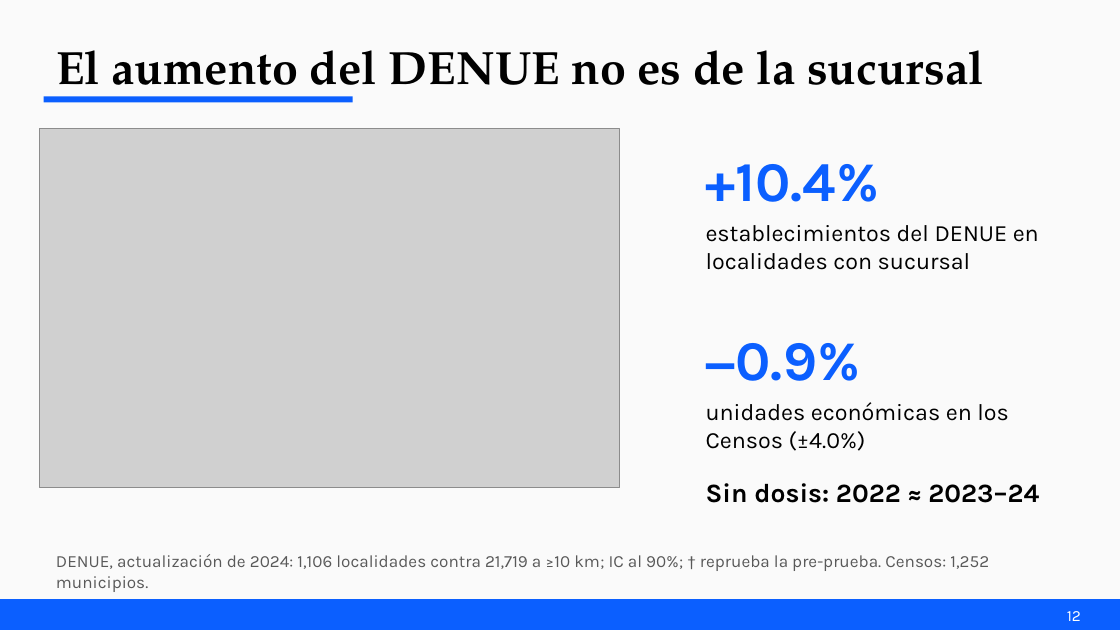
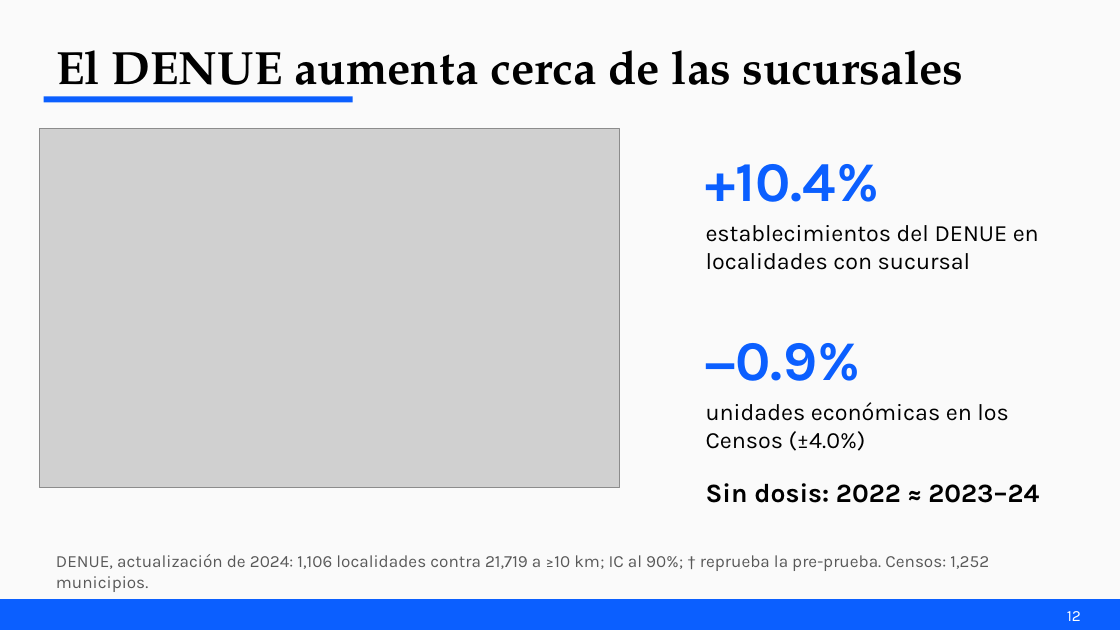
Before and after one commit to Andresaf03/banco-bienestar-evaluacion, a slide deck: slide 12 of entregables/renderizados/presentacion_ppii.pptx. Drawn at 1120x630 pixels with LibreOffice and Linux fonts; fonts in the diff are those of the drawing; grey boxes stand for pictures. Boxes give left, top, right and bottom in pixels: in the first picture for what was removed or moved away, otherwise in the second. Text is boxed around its words. In the diff, an @@ line names an element or a change of style, - is before the commit and + after.

```diff
--- a/entregables/renderizados/presentacion_ppii.pptx
+++ b/entregables/renderizados/presentacion_ppii.pptx
@@ title at bbox=[56, 50, 964, 101]: text changed @@
-El aumento del DENUE no es de la sucursal
+El DENUE aumenta cerca de las sucursales
```
Also in this commit, not shown: 1 other slide changed, 23 other files.
